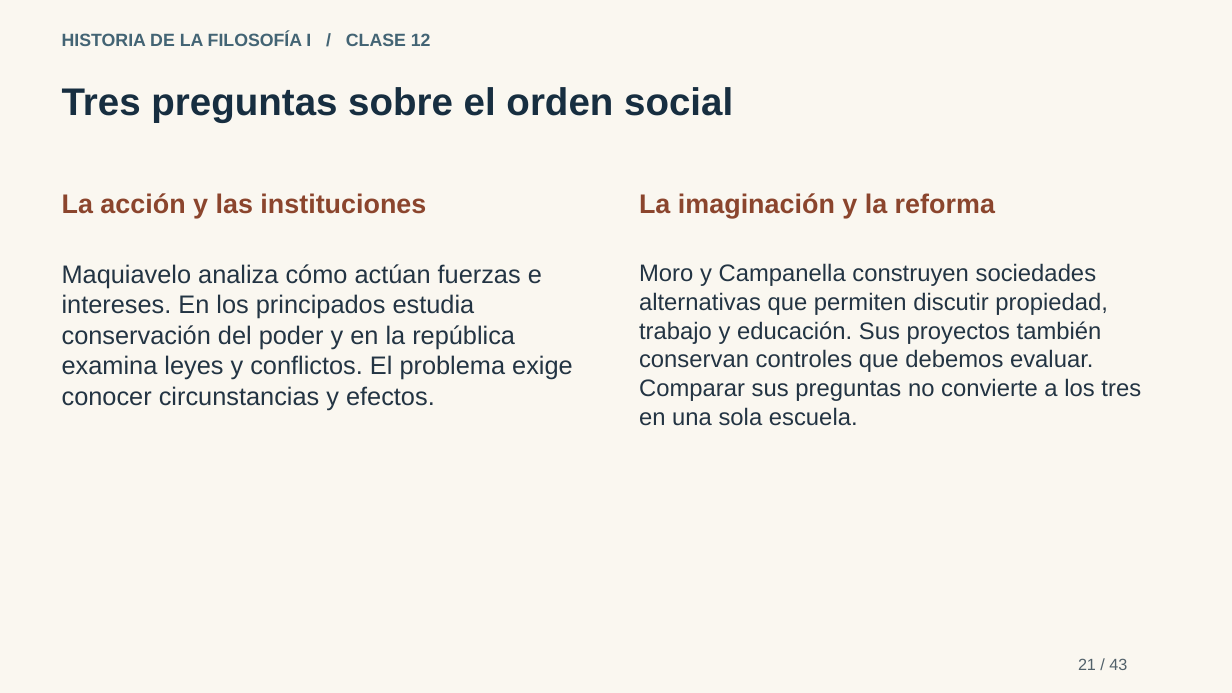
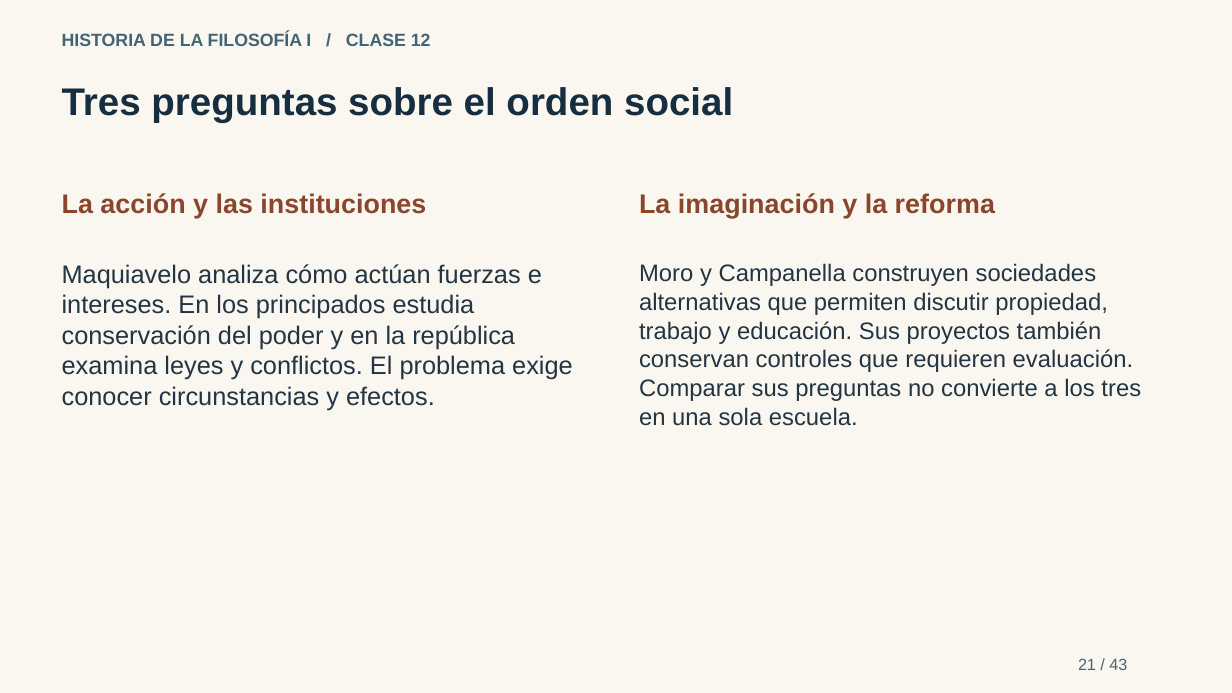
Before and after one commit to JAMC1805/JAMC1805.github.io, a slide deck: slide 21 of materiales/Historia-I-Clase-12-didactica.pptx. Drawn at 1232x693 pixels with LibreOffice and Linux fonts; fonts in the diff are those of the drawing. Boxes give left, top, right and bottom in pixels: in the first picture for what was removed or moved away, otherwise in the second. Text is boxed around its words. In the diff, an @@ line names an element or a change of style, - is before the commit and + after.

```diff
--- a/materiales/Historia-I-Clase-12-didactica.pptx
+++ b/materiales/Historia-I-Clase-12-didactica.pptx
@@ text at (639, 263, 1141, 426): text changed @@
-Moro y Campanella construyen sociedades alternativas que permiten discutir propiedad, trabajo y educación. Sus proyectos también conservan controles que debemos evaluar. Comparar sus preguntas no convierte a los tres en una sola escuela.
+Moro y Campanella construyen sociedades alternativas que permiten discutir propiedad, trabajo y educación. Sus proyectos también conservan controles que requieren evaluación. Comparar sus preguntas no convierte a los tres en una sola escuela.
```
Also in this commit, not shown: 13 other slides changed, 8 other files.
